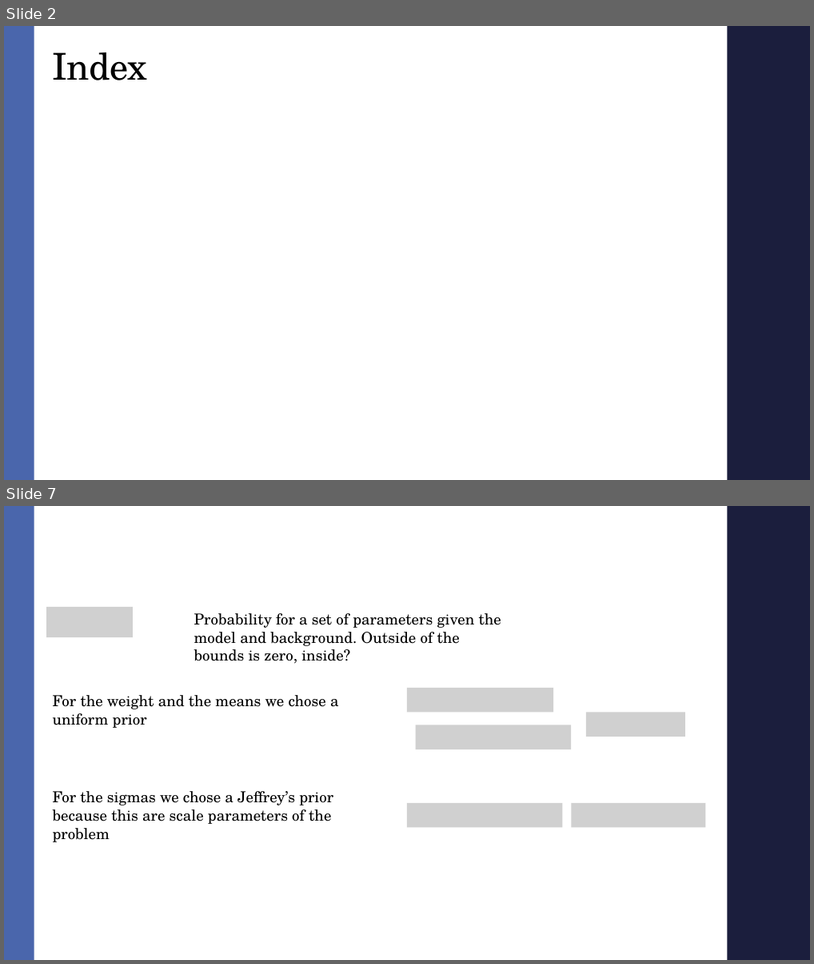
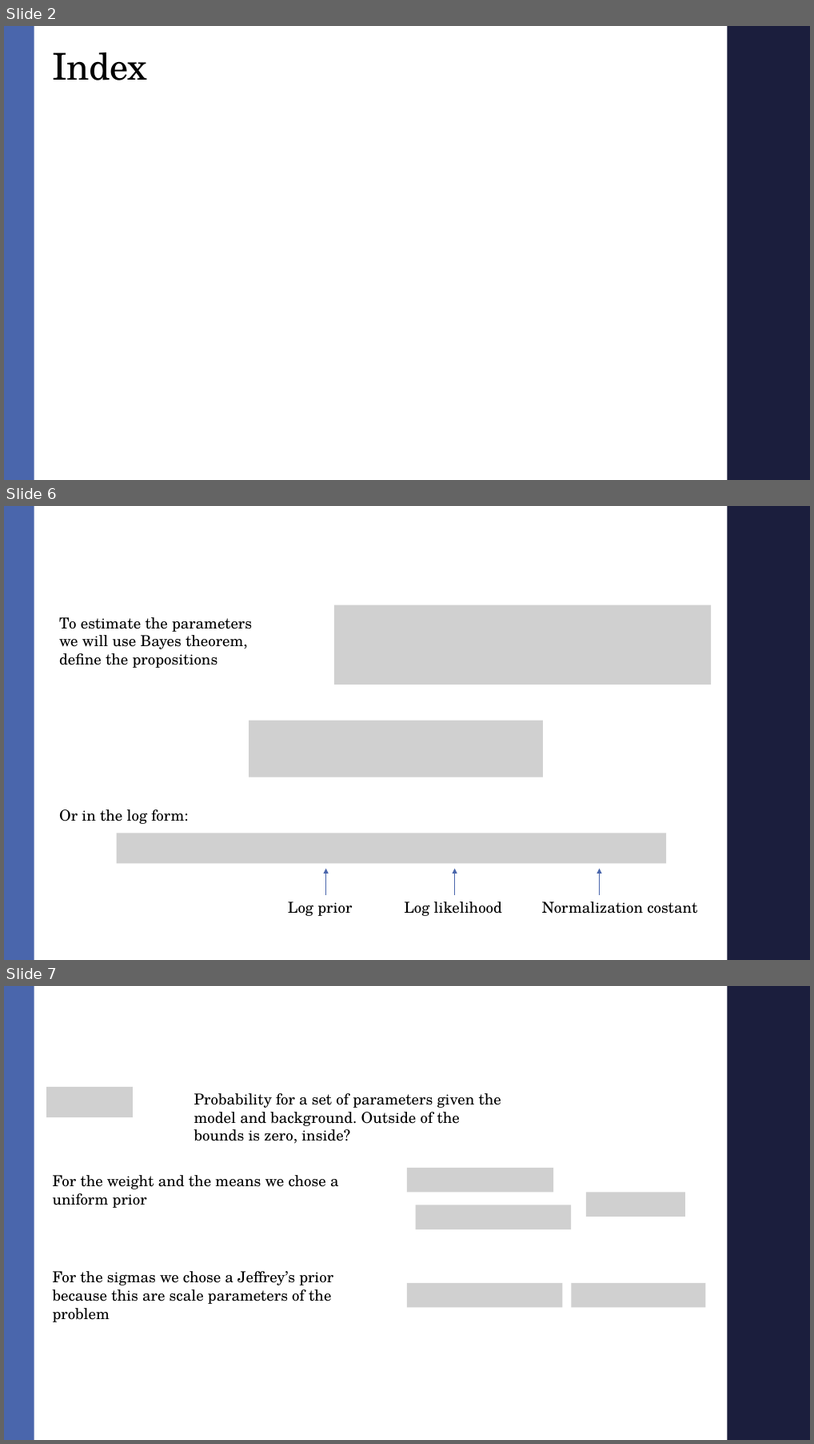
Before and after one commit to AndreaMarcone01/Bayesian_exam, a slide deck: Seminar.pptx. Shown one above the other, each under a label of ours: slides 2 and 7 before the commit, slides 2, 6 and 7 after it; the slides between them are not shown. The pictures are 814x964 and 814x1444 pixels, drawn with LibreOffice and Linux fonts; fonts in the diff are those of the drawing; grey boxes stand for pictures; background and template pictures are left out. Boxes give left, top, right and bottom in pixels: in the first picture for what was removed or moved away, otherwise in the second. Text is boxed around its words. In the diff, an @@ line names an element or a change of style, - is before the commit and + after.

```diff
--- a/Seminar.pptx
+++ b/Seminar.pptx
@@ slide 6 added at [4,506,810,960], background #FFFFFF; not listed: 2 template elements that a slide beside it also shows @@
@@ text added at [59,617,252,668], 18 pt, text #000000 @@
+To estimate the parameters we will use Bayes theorem, define the propositions
@@ picture added at [334,604,712,684] @@
@@ picture added at [249,720,544,777] @@
@@ text added at [59,809,188,824], 18 pt, text #000000 @@
+Or in the log form:
@@ picture added at [117,832,666,863] @@
@@ arrow added from (326, 895) to (326, 868), #4A66AC 1.5 pt @@
@@ arrow added from (455, 895) to (455, 868), #4A66AC 1.5 pt @@
@@ arrow added from (600, 894) to (600, 868), #4A66AC 1.5 pt @@
@@ text added at [288,901,352,916], 18 pt, text #000000 @@
+Log prior
@@ text added at [404,901,502,916], 18 pt, text #000000 @@
+Log likelihood
@@ text added at [542,901,698,913], 18 pt, text #000000 @@
+Normalization costant
```
Also in this commit, not shown: 3 slides changed, 2 other slides added, 1 slide removed, 3 other files.
